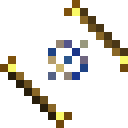
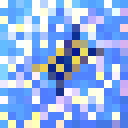
Two versions of the same layered image (128px x 128px). Layer-by-layer changes:
hid "scroll" over 0, 0, 128, 128
added layer "pattern copy" (hard light, 87%) above "Layer Group" over 0, 0, 128, 128
added layer "Overcharge" (erase) in group "Layer Group" over 0, 0, 128, 128
hid "Glyph ϕ" over 0, 0, 128, 128
